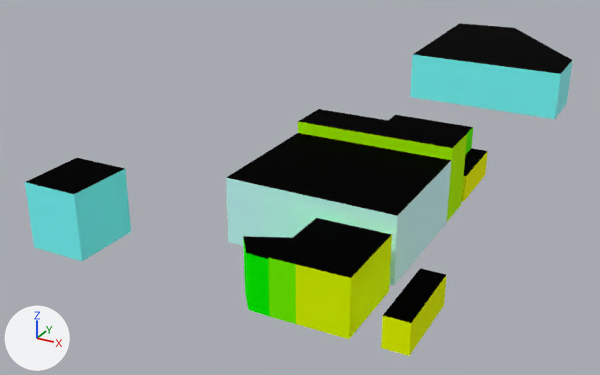
The glTF model web/public/assets/cities/chicago/tiles/-6_4.far.glb: old version first, new version second.
Rendered twice from a 50 mm camera at (-1380.0, 904.5, 95.9) aimed at (-1496.8, 1116.9, -10.3). Every picture has the same lights, and +X, +Y and +Z are marked at lower left. The first picture is the older version. Where no turn or scale is listed for an object, it has been applied to the vertices. Vertices at exactly the same position are counted once.

Objects in the first picture: '-6_4_far'.
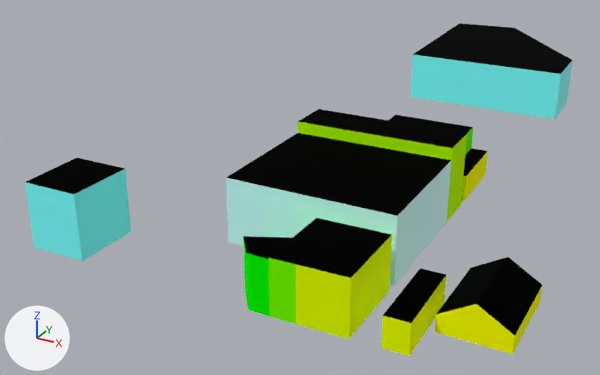
Where the newer file only moved an object's origin or applied its transform, the numbers keep the older frame.

The change, as a list of edits to the scene's bpy script:
```text
Change me_6_4_far:
    used by ob_6_4_far; location = (-1476.2, 1143.4, 10.4)
    remove me_6_4_far.from_pydata(...)  # 84 vertices, 123 faces; spans x -49.0..49.0, y -111.0..111.0, z -10.0..10.0
    add me_6_4_far.from_pydata(...)  # 98 vertices, 143 faces; spans x -49.0..67.0, y -111.0..111.0, z -10.0..10.0
    me_6_4_far part 1: a new loose piece of 14 vertices spanning x 51.0..67.0, y -99.0..-76.0, z -10.0..-1.0
```

Where the change shows, as pixel boxes [x1, y1, x2, y2] in the pictures (600 x 375 px):
part 1 of me_6_4_far, added
    after: [435, 257, 542, 354]
